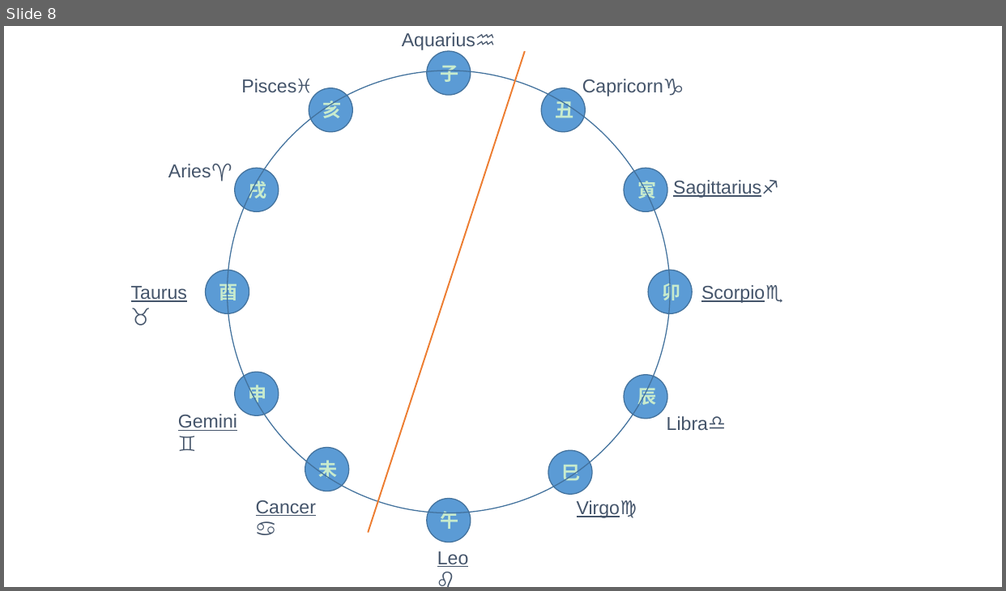
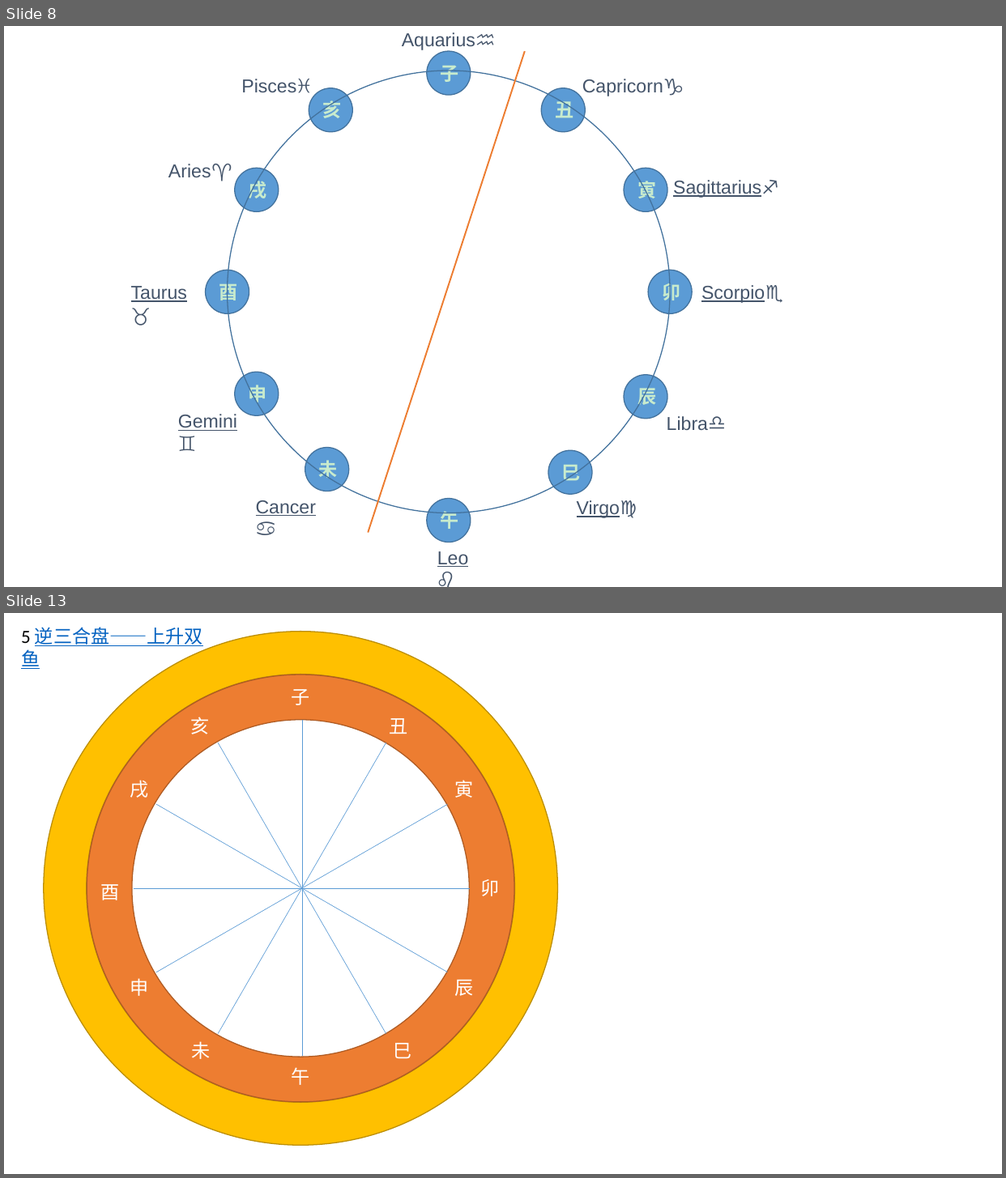
Before and after one commit to JasonBourne33/cNote, a slide deck: prophecy/学魔法.pptx. Shown one above the other, each under a label of ours: slide 8 before the commit, slides 8 and 13 after it; the slides between them are not shown. The pictures are 1006x591 and 1006x1178 pixels, drawn with LibreOffice and Linux fonts; fonts in the diff are those of the drawing. Boxes give left, top, right and bottom in pixels: in the first picture for what was removed or moved away, otherwise in the second. Text is boxed around its words. In the diff, an @@ line names an element or a change of style, - is before the commit and + after.

```diff
--- a/prophecy/学魔法.pptx
+++ b/prophecy/学魔法.pptx
@@ slide 13 added at (4,613,1002,1174), background #C8EBCD @@
@@ text added at (21,627,203,669), 18 pt, text #0563C1, underline @@
+5 逆三合盘——上升双鱼
@@ donut added at (44,632,558,1146), fill #FFC000, outline #BD8E00 1 pt @@
@@ donut added at (87,675,514,1102), fill #ED7D31, outline #AF5C24 1 pt @@
@@ text added at (291,689,309,705), 18 pt, text #C8EBCD @@
+子
@@ text added at (191,717,210,735), 18 pt, text #C8EBCD @@
+亥
@@ line added from (302, 720) to (302, 1056), #5B9BD5 0.5 pt @@
@@ text added at (390,718,408,734), 18 pt, text #C8EBCD @@
+丑
@@ line added from (386, 1033) to (218, 743), #5B9BD5 0.5 pt @@
@@ line added from (386, 743) to (218, 1033), #5B9BD5 0.5 pt @@
@@ text added at (130,780,148,798), 18 pt, text #C8EBCD @@
+戌
@@ text added at (455,780,474,798), 18 pt, text #C8EBCD @@
+寅
@@ line added from (448, 973) to (157, 805), #5B9BD5 0.5 pt @@
@@ line added from (448, 805) to (157, 973), #5B9BD5 0.5 pt @@
@@ text added at (481,879,500,897), 18 pt, text #C8EBCD @@
+卯
@@ text added at (100,884,119,901), 18 pt, text #C8EBCD @@
+酉
@@ line added from (471, 888) to (134, 888), #5B9BD5 0.5 pt @@
@@ text added at (130,978,148,996), 18 pt, text #C8EBCD @@
+申
@@ text added at (455,979,474,996), 18 pt, text #C8EBCD @@
+辰
@@ text added at (191,1041,210,1059), 18 pt, text #C8EBCD @@
+未
@@ text added at (394,1043,412,1059), 18 pt, text #C8EBCD @@
+巳
@@ text added at (291,1067,309,1085), 18 pt, text #C8EBCD @@
+午
```
Also in this commit, not shown: 11 other slides added, 3 other files.
